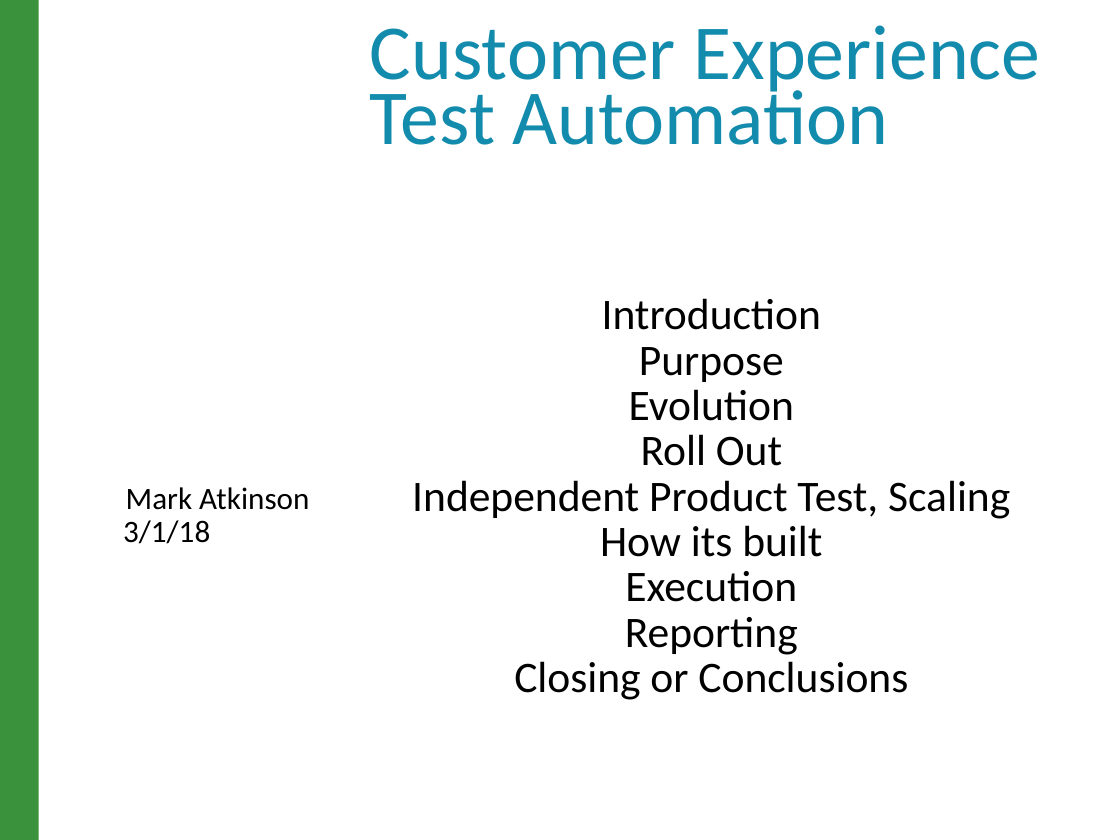
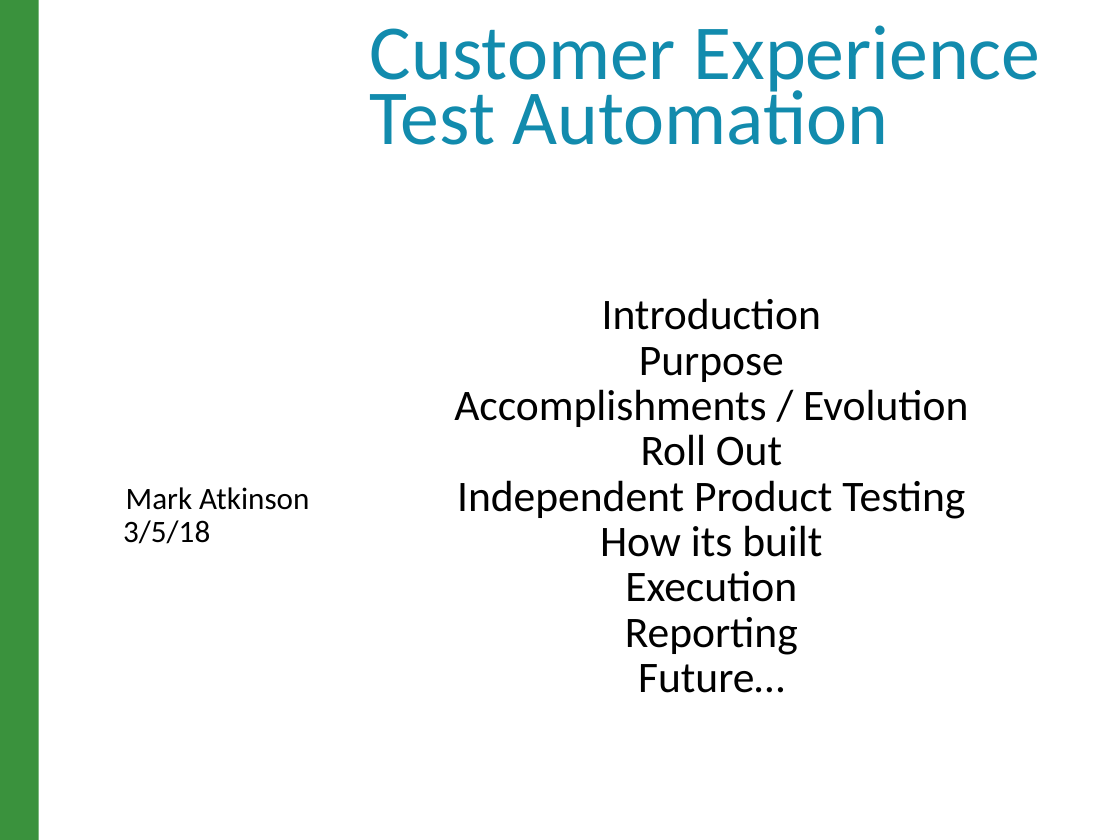
Before and after one commit to raghav9329/mainProf, a slide deck: slide 1 of CurrentWork_Delta/CX_StrategyPowerPoint.pptx. Drawn at 1120x840 pixels with LibreOffice and Linux fonts; fonts in the diff are those of the drawing; background and template pictures are left out. Boxes give left, top, right and bottom in pixels: in the first picture for what was removed or moved away, otherwise in the second. Text is boxed around its words. In the diff, an @@ line names an element or a change of style, - is before the commit and + after.

```diff
--- a/CurrentWork_Delta/CX_StrategyPowerPoint.pptx
+++ b/CurrentWork_Delta/CX_StrategyPowerPoint.pptx
@@ text at bbox=[454, 389, 968, 427]: text changed @@
-Evolution
+Accomplishments / Evolution
@@ text at bbox=[457, 480, 965, 519]: text changed @@
-Independent Product Test, Scaling
+Independent Product Testing
@@ text at bbox=[123, 520, 210, 544]: text changed @@
-3/1/18
+3/5/18
@@ text at bbox=[638, 664, 785, 693]: text changed @@
-Closing or Conclusions
+Future…
```
Also in this commit, not shown: 9 other slides changed, 2 other files.
